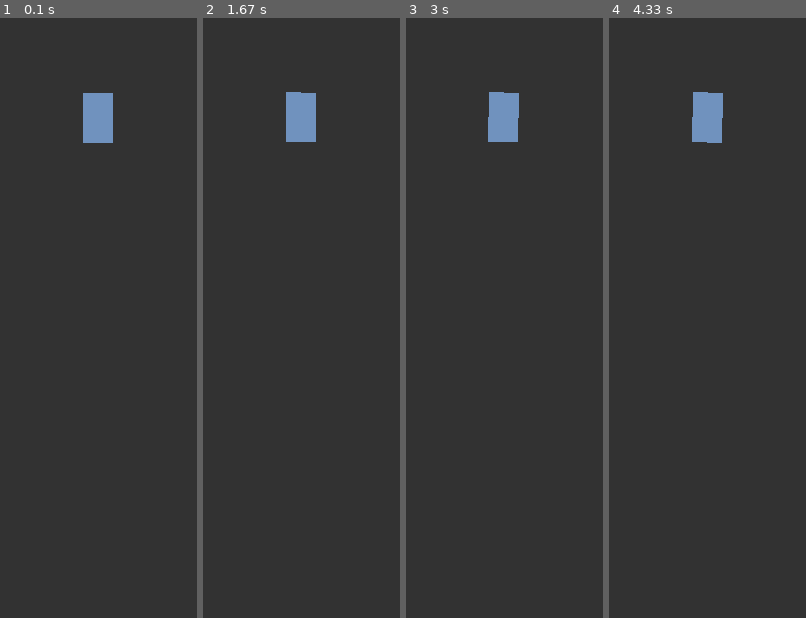
Above: before the commit, frames 1-4 (left to right).
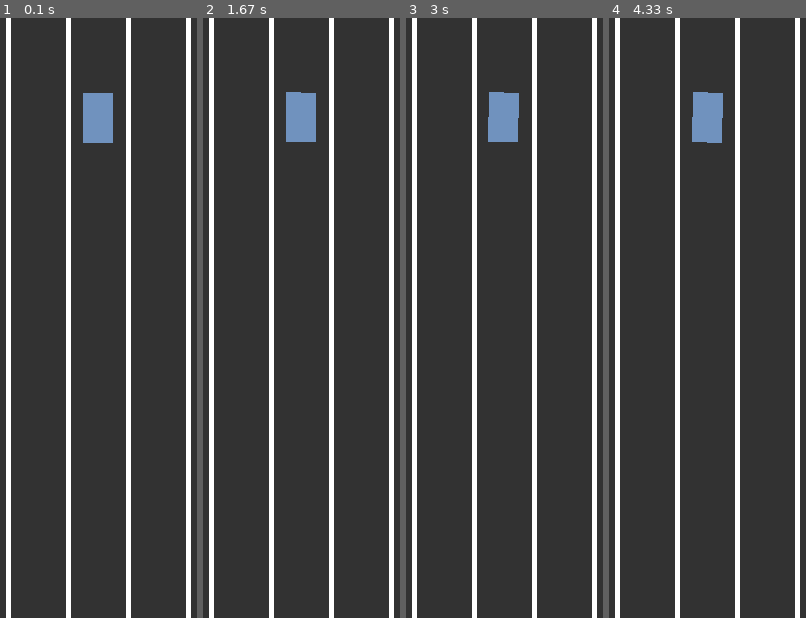
Above: after the commit, the same moments.

Repository: kc-raahi/self-driving-car-sim
Game: pygame game, started from car.py
The game is run twice, just before and just after one commit, with the same random seed, the same clock (stepped at 60 frames per second) and the same inputs.
Inputs:
- Up to frame 1 (0.1 s): no input
- Up to frame 2 (1.67 s): hold Right 0.33-0.8 s; hold Up 0.83-1.3 s; hold Right from 1.33 s (still down)
- Up to frame 3 (3 s): release Right at 1.8 s; hold Down 2.4-2.7 s; hold Left from 2.73 s (still down)
- Up to frame 4 (4.33 s): release Left at 3.13 s; hold Up 3.17-3.53 s; hold Right 3.57-4.2 s; hold Down from 4.23 s (still down)

The runs differ from the first frame. In frame 1, 10% of the frame differs, in the area x 3-97%, y 0-100%; in frame 2, 10%; in frame 3, 10%; in frame 4, 10%.

Commit message:
20230708 - starting code for road boundaries and lanes

Diff:
--- a/car.py
+++ b/car.py
@@ -8,7 +8,10 @@
 SCREEN_WIDTH = 200
 SCREEN_HEIGHT = 600
 RAD_TO_DEG = (2 * math.pi) / 360
-INF = math.inf
+INF = 100000
+LINE_COL = (255, 255, 255)  #white
+ROAD_COL = (50,50,50)       #dark gray
+LINE_WIDTH = 5
 
 def lerp(a, b, t): return a + (b-a) * t
 
@@ -118,11 +121,13 @@
         self.bottom = INF
 
     def draw(self, my_screen):
-        line_width = 5
-        line_col = (255,255,255)    #white
         for i in range(self.lane_count+1):
             x = lerp(self.left, self.right, i / self.lane_count)
-            pygame.draw.line(my_screen, line_col, (x, -INF), (x, INF), width=line_width)
+            pygame.draw.line(my_screen, LINE_COL, (x, -INF), (x, INF), width=LINE_WIDTH)
+
+
+
+
 
 
 
@@ -134,7 +139,7 @@
     run = True
 
     while run:
-        screen.fill((50, 50, 50))
+        screen.fill(ROAD_COL)
         road.draw(screen)
         driver.update()
 
